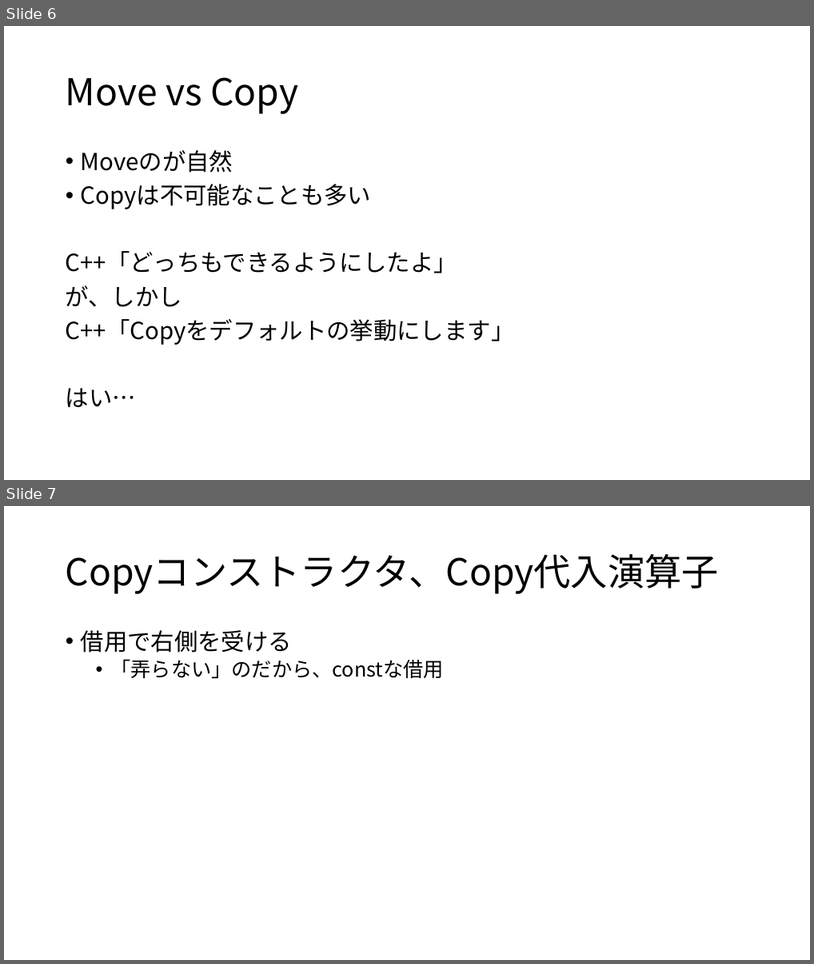
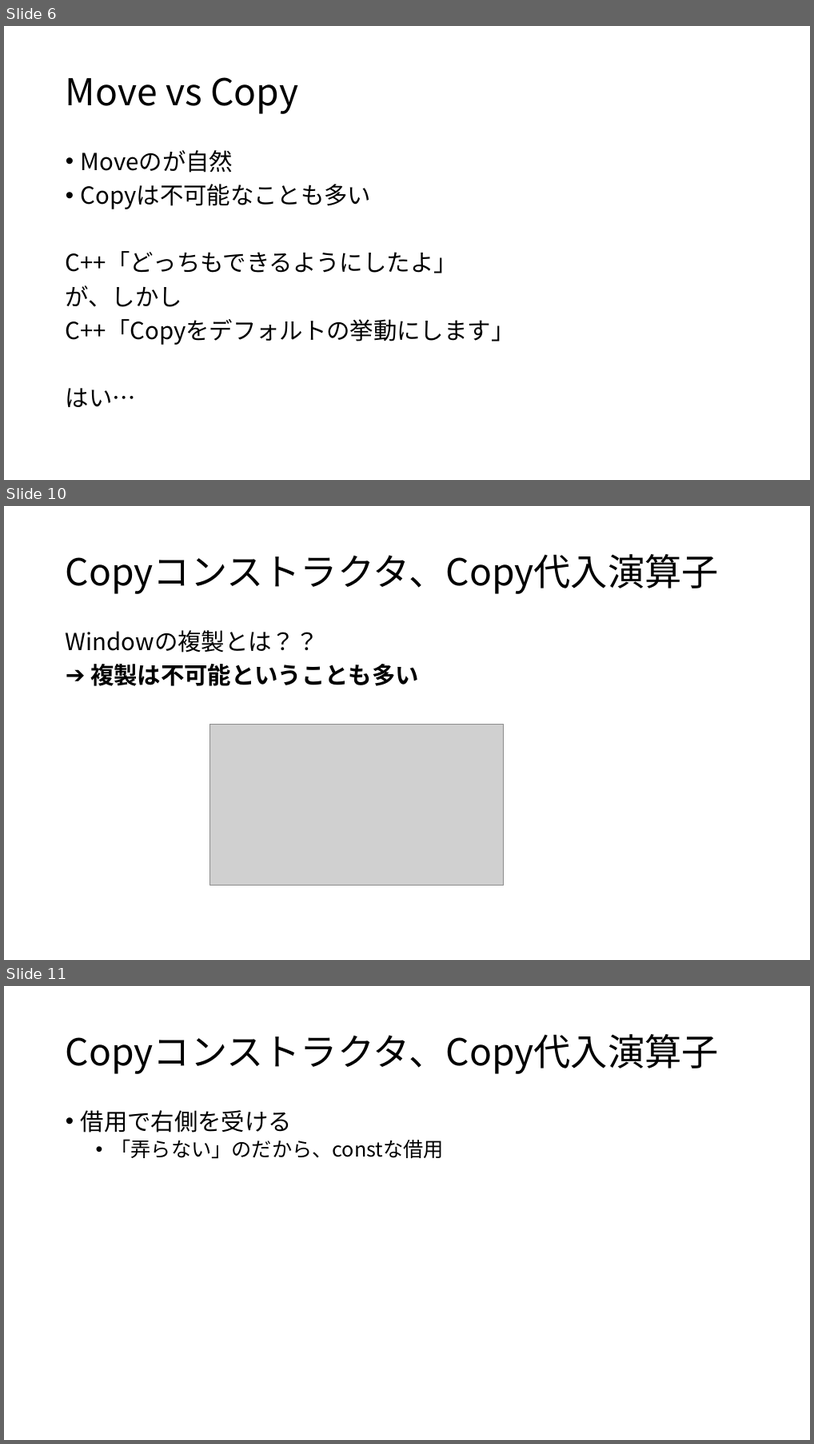
Before and after one commit to crs-kouhou/zatsu_game_engine, a slide deck: zatsuGE_pptx/非自明な＝.pptx. Shown one above the other, each under a label of ours: slides 6 and 7 before the commit, slides 6, 10 and 11 after it; the slides between them are not shown. The pictures are 814x964 and 814x1444 pixels, drawn with LibreOffice and Linux fonts; fonts in the diff are those of the drawing; grey boxes stand for pictures. Boxes give left, top, right and bottom in pixels: in the first picture for what was removed or moved away, otherwise in the second. Text is boxed around its words. In the diff, an @@ line names an element or a change of style, - is before the commit and + after.

```diff
--- a/zatsuGE_pptx/非自明な＝.pptx
+++ b/zatsuGE_pptx/非自明な＝.pptx
@@ slide 10 added at [4,506,810,960], background #FFFFFF @@
@@ title added at [66,554,719,594], 44 pt, text #000000 @@
+Copyコンストラクタ、Copy代入演算子
@@ text added at [66,630,419,686], 28 pt, text #000000, bold @@
+Windowの複製とは？？
+➔ 複製は不可能ということも多い
@@ picture added at [210,724,504,885] @@
@@ what was slide 7 is now slide 11 @@
```
Also in this commit, not shown: 5 slides changed, 2 other slides added, 1 other file.
